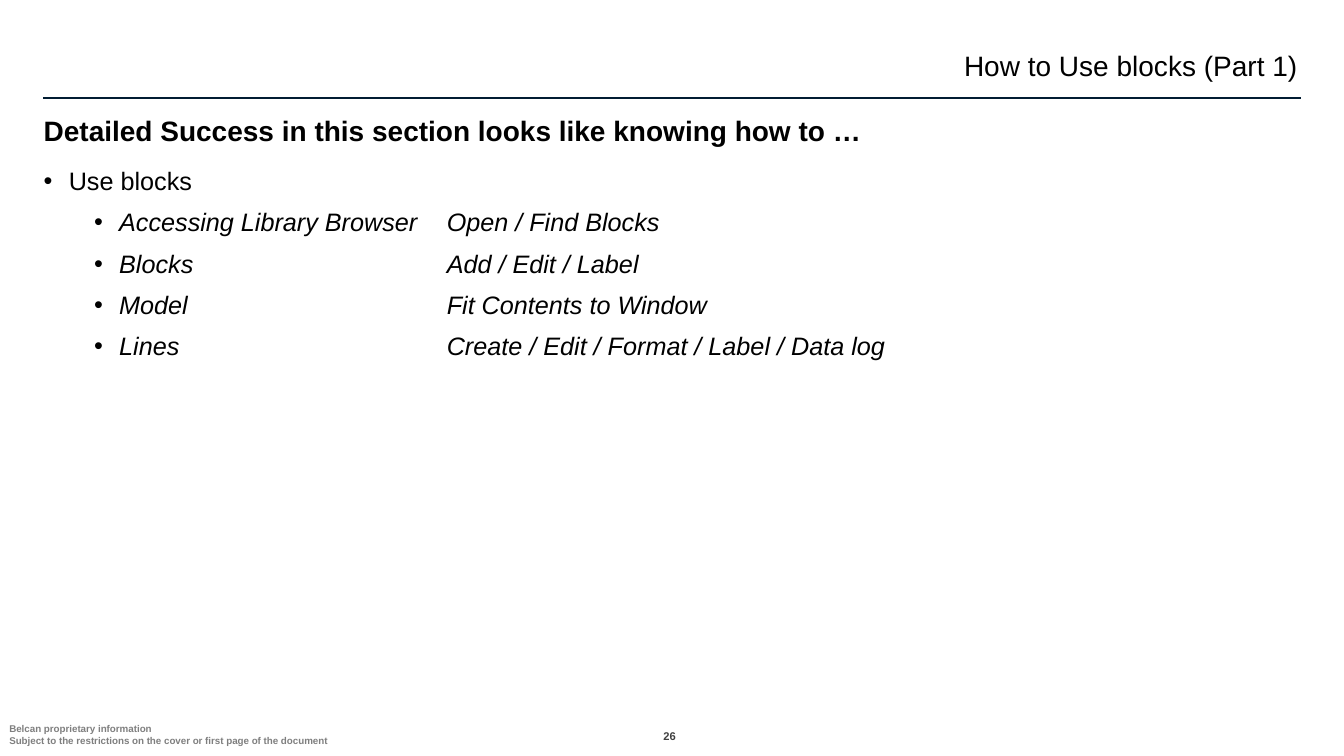
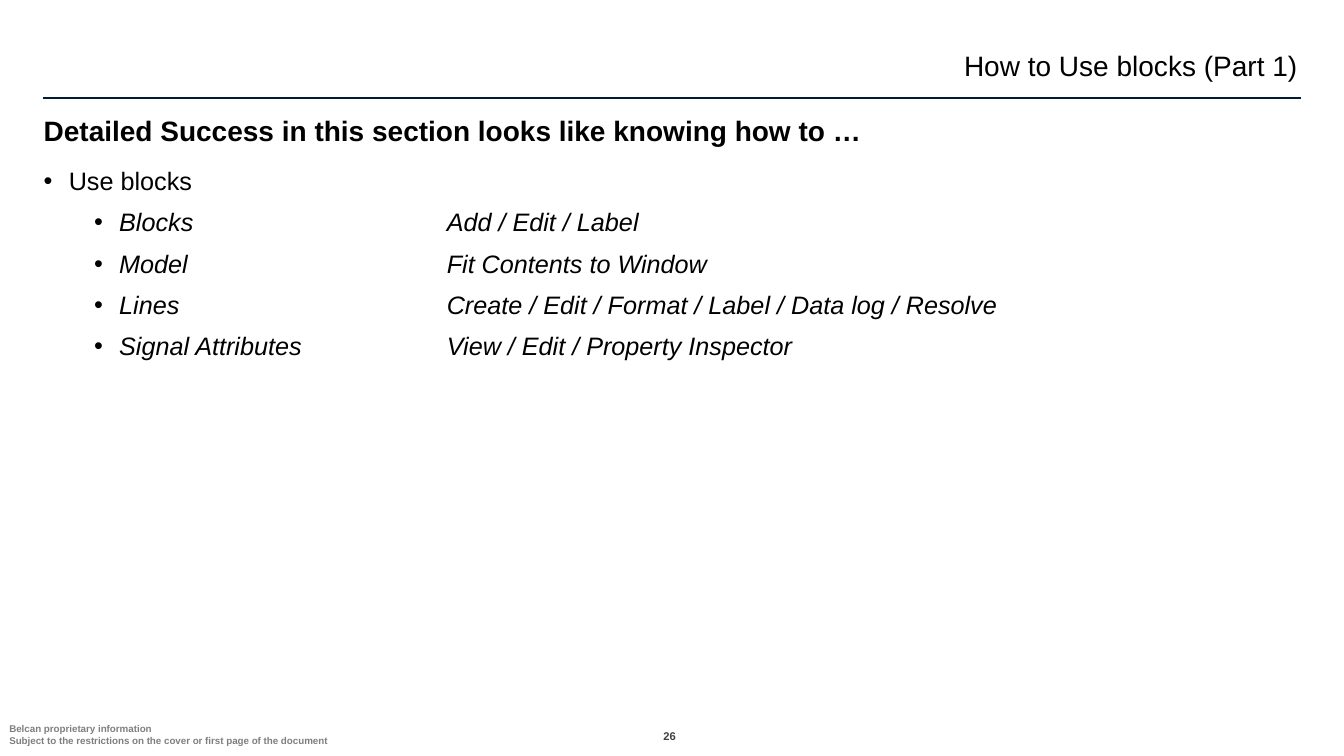
Before and after one commit to ntylerbelcan/aviation-controls-simulink-training-Belcan, a slide deck: slide 26 of ch02/01_polynomial_System/Chapter 2 01_polynomial_System.pptx. Drawn at 1344x756 pixels with LibreOffice and Linux fonts; fonts in the diff are those of the drawing; background and template pictures are left out. Boxes give left, top, right and bottom in pixels: in the first picture for what was removed or moved away, otherwise in the second. Text is boxed around its words. In the diff, an @@ line names an element or a change of style, - is before the commit and + after.

```diff
--- a/ch02/01_polynomial_System/Chapter 2 01_polynomial_System.pptx
+++ b/ch02/01_polynomial_System/Chapter 2 01_polynomial_System.pptx
@@ text at [119,212,659,237]: paragraph removed @@
-  • Accessing Library Browser Open / Find Blocks
@@ text at [119,295,997,361]: text changed @@
-  • Lines Create / Edit / Format / Label / Data log
+  • Lines Create / Edit / Format / Label / Data log / Resolve
+  • Signal Attributes View / Edit / Property Inspector
```
Also in this commit, not shown: 7 other slides changed, 2 slides added, 3 slides removed, 1 other file.
